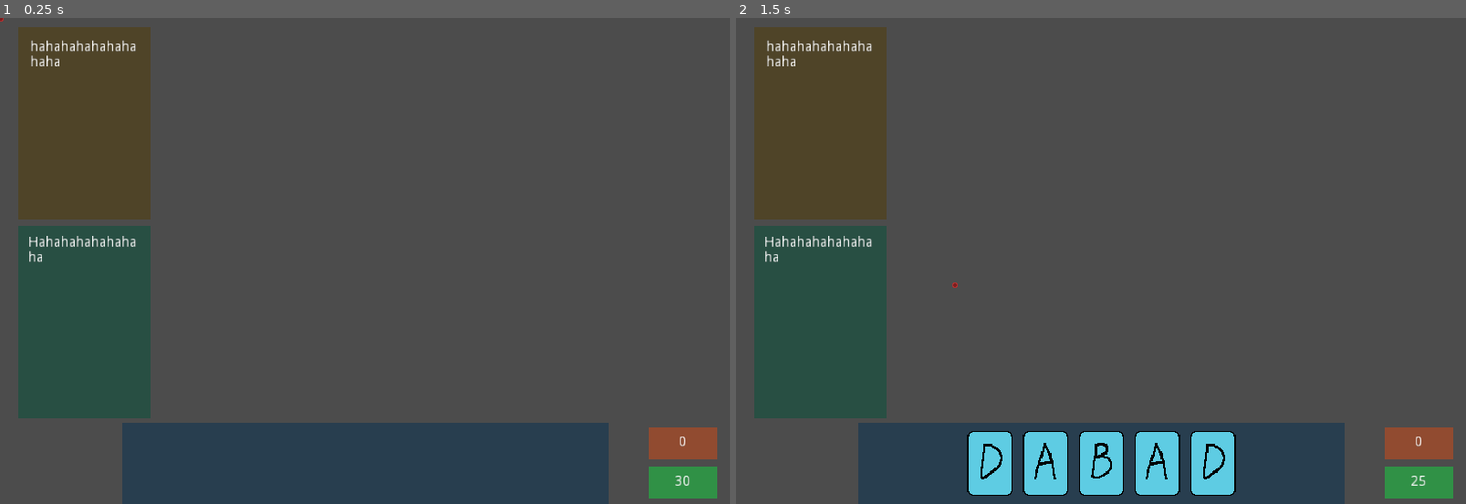
Above: before the commit, frames 1-2 (left to right).
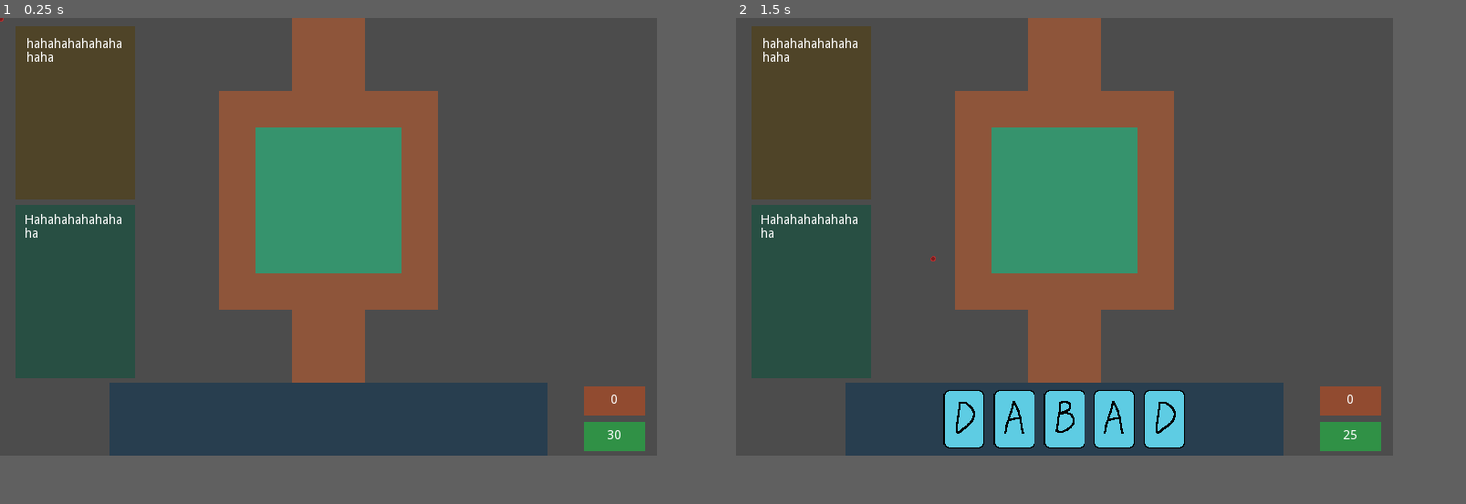
Above: after the commit, the same moments.

Repository: nickykendy/A-Tower-Defense-Game
Game: Godot game, scene res://Levels/World.tscn
Same seed, same stepped clock (60 frames per second), same inputs: the game is played once before the commit and once after it.
Inputs (mouse positions are in pixels of both pictures, inside the frame that each line leads up to):
- Up to frame 1 (0.25 s): no input
- Up to frame 2 (1.5 s): tap Enter (ui_accept) at 0.5, 0.77, 1.25 s; move the mouse to (1261, 236) at 0.52 s; click (1261, 236) at 0.67 s; move the mouse to (955, 285) at 1.27 s; click (955, 285) at 1.42 s
In our replay, the window is 800x533 before the commit and 720x480 after it. These sizes can differ from the game's own. Grey fills any space a smaller window leaves; there, only what the larger window draws over its background counts as a difference.

The runs differ from the first frame. In frame 1, 35% of the frame differs, in the area x 2-99%, y 0-100%; in frame 2, 36%.

Commit message:
using tiles and grid

Diff:
--- a/A_TD_Project/Levels/World.tscn
+++ b/A_TD_Project/Levels/World.tscn
@@ -1,14 +1,46 @@
-[gd_scene load_steps=5 format=2]
+[gd_scene load_steps=8 format=2]
 
 [ext_resource path="res://Scenes/Controller.tscn" type="PackedScene" id=1]
-[ext_resource path="res://Scripts/Player.gd" type="Script" id=2]
+[ext_resource path="res://Scripts/HUD.gd" type="Script" id=2]
+[ext_resource path="res://Sprites/Levels/Base.png" type="Texture" id=3]
+[ext_resource path="res://Scripts/Level.gd" type="Script" id=4]
 
-[sub_resource type="Curve2D" id=1]
+[sub_resource type="TileSet" id=1]
+0/name = "Base.png 0"
+0/texture = ExtResource( 3 )
+0/tex_offset = Vector2( 0, 0 )
+0/modulate = Color( 1, 1, 1, 1 )
+0/region = Rect2( 40, 0, 40, 40 )
+0/tile_mode = 0
+0/occluder_offset = Vector2( 0, 0 )
+0/navigation_offset = Vector2( 0, 0 )
+0/shape_offset = Vector2( 0, 0 )
+0/shape_transform = Transform2D( 1, 0, 0, 1, 0, 0 )
+0/shape_one_way = false
+0/shape_one_way_margin = 0.0
+0/shapes = [  ]
+0/z_index = 0
+1/name = "Base.png 1"
+1/texture = ExtResource( 3 )
+1/tex_offset = Vector2( 0, 0 )
+1/modulate = Color( 1, 1, 1, 1 )
+1/region = Rect2( 80, 0, 40, 40 )
+1/tile_mode = 0
+1/occluder_offset = Vector2( 0, 0 )
+1/navigation_offset = Vector2( 0, 0 )
+1/shape_offset = Vector2( 0, 0 )
+1/shape_transform = Transform2D( 1, 0, 0, 1, 0, 0 )
+1/shape_one_way = false
+1/shape_one_way_margin = 0.0
+1/shapes = [  ]
+1/z_index = 0
+
+[sub_resource type="Curve2D" id=2]
 _data = {
 "points": PoolVector2Array( 0, 0, 0, 0, -20, 2.97757, 0, 0, 0, 0, -20, 102.978, 0, 0, 0, 0, -100, 102.978, 0, 0, 0, 0, -100, 302.978, 0, 0, 0, 0, -20, 302.978, 0, 0, 0, 0, -20, 402.978 )
 }
 
-[sub_resource type="Curve2D" id=2]
+[sub_resource type="Curve2D" id=3]
 _data = {
 "points": PoolVector2Array( 0, 0, 0, 0, -100, 0, 0, 0, 0, 0, -100, 99.9776, 0, 0, 0, 0, -20, 100, 0, 0, 0, 0, -20, 300, 0, 0, 0, 0, -100, 300, 0, 0, 0, 0, -100, 400 )
 }
@@ -17,11 +49,11 @@
 
 [node name="Controller" parent="." instance=ExtResource( 1 )]
 
-[node name="Player" type="Position2D" parent="."]
+[node name="HUD" type="Position2D" parent="."]
 position = Vector2( 360, 440 )
 script = ExtResource( 2 )
 
-[node name="Hands" type="ColorRect" parent="Player"]
+[node name="Hands" type="ColorRect" parent="HUD"]
 margin_left = -240.0
 margin_top = -40.0
 margin_right = 240.0
@@ -31,7 +63,7 @@
 "_edit_use_anchors_": false
 }
 
-[node name="Selected" type="ColorRect" parent="Player"]
+[node name="Selected" type="ColorRect" parent="HUD"]
 margin_left = -343.39
 margin_top = -430.906
 margin_right = -212.39
@@ -41,7 +73,7 @@
 "_edit_use_anchors_": false
 }
 
-[node name="SelectedCardDesc" type="RichTextLabel" parent="Player/Selected"]
+[node name="SelectedCardDesc" type="RichTextLabel" parent="HUD/Selected"]
 margin_left = 11.5823
 margin_top = 12.9722
 margin_right = 120.582
@@ -51,7 +83,7 @@
 "_edit_use_anchors_": false
 }
 
-[node name="Hover" type="ColorRect" parent="Player"]
+[node name="Hover" type="ColorRect" parent="HUD"]
 margin_left = -342.537
 margin_top = -235.397
 margin_right = -211.537
@@ -61,14 +93,14 @@
 "_edit_use_anchors_": false
 }
 
-[node name="HoverCardDesc" type="RichTextLabel" parent="Player/Hover"]
+[node name="HoverCardDesc" type="RichTextLabel" parent="HUD/Hover"]
 margin_left = 9.7291
 margin_top = 9.72913
 margin_right = 120.729
 margin_bottom = 181.729
 text = "Hahahahahahahaha"
 
-[node name="Deck" type="ColorRect" parent="Player"]
+[node name="Deck" type="ColorRect" parent="HUD"]
 margin_left = 280.0
 margin_top = 3.0
 margin_right = 347.0
@@ -78,7 +110,7 @@
 "_edit_use_anchors_": false
 }
 
-[node name="DeckNum" type="Label" parent="Player/Deck"]
+[node name="DeckNum" type="Label" parent="HUD/Deck"]
 margin_right = 67.0
 margin_bottom = 31.0
 text = "99"
@@ -88,7 +120,7 @@
 "_edit_use_anchors_": false
 }
 
-[node name="Pile" type="ColorRect" parent="Player"]
+[node name="Pile" type="ColorRect" parent="HUD"]
 margin_left = 280.0
 margin_top = -36.0
 margin_right = 347.0
@@ -98,7 +130,7 @@
 "_edit_use_anchors_": false
 }
 
-[node name="PileNum" type="Label" parent="Player/Pile"]
+[node name="PileNum" type="Label" parent="HUD/Pile"]
 margin_right = 67.0
 margin_bottom = 31.0
 text = "99"
@@ -108,21 +140,22 @@
 "_edit_use_anchors_": false
 }
 
-[node name="Level" type="Node2D" parent="."]
+[node name="Level" type="TileMap" parent="."]
+tile_set = SubResource( 1 )
+cell_size = Vector2( 40, 40 )
+format = 1
+tile_data = PoolIntArray( 8, 1, 0, 9, 1, 0, 65544, 1, 0, 65545, 1, 0, 131078, 1, 0, 131079, 1, 0, 131080, 1, 0, 131081, 1, 0, 131082, 1, 0, 131083, 1, 0, 196614, 1, 0, 196615, 0, 0, 196616, 0, 0, 196617, 0, 0, 196618, 0, 0, 196619, 1, 0, 262150, 1, 0, 262151, 0, 0, 262152, 0, 0, 262153, 0, 0, 262154, 0, 0, 262155, 1, 0, 327686, 1, 0, 327687, 0, 0, 327688, 0, 0, 327689, 0, 0, 327690, 0, 0, 327691, 1, 0, 393222, 1, 0, 393223, 0, 0, 393224, 0, 0, 393225, 0, 0, 393226, 0, 0, 393227, 1, 0, 458758, 1, 0, 458759, 1, 0, 458760, 1, 0, 458761, 1, 0, 458762, 1, 0, 458763, 1, 0, 524296, 1, 0, 524297, 1, 0, 589832, 1, 0, 589833, 1, 0 )
+script = ExtResource( 4 )
 
 [node name="Path2D" type="Path2D" parent="Level"]
 modulate = Color( 0, 1, 0.0862745, 1 )
 position = Vector2( 360, -2.978 )
-curve = SubResource( 1 )
+curve = SubResource( 2 )
 
 [node name="Path2D2" type="Path2D" parent="Level"]
 modulate = Color( 0, 1, 0.0862745, 1 )
 position = Vector2( 480, 0.0220032 )
-curve = SubResource( 2 )
-
-[node name="TileMap" type="TileMap" parent="."]
-cell_size = Vector2( 40, 40 )
-format = 1
-[connection signal="DeckChange" from="Controller" to="Player" method="_on_Controller_DeckChange"]
-[connection signal="PileChange" from="Controller" to="Player" method="_on_Controller_PileChange"]
-[connection signal="SelectChange" from="Controller" to="Player" method="_on_Controller_SelectChange"]
+curve = SubResource( 3 )
+[connection signal="DeckChange" from="Controller" to="HUD" method="_on_Controller_DeckChange"]
+[connection signal="PileChange" from="Controller" to="HUD" method="_on_Controller_PileChange"]
+[connection signal="SelectChange" from="Controller" to="HUD" method="_on_Controller_SelectChange"]
--- a/A_TD_Project/Scenes/Controller.tscn
+++ b/A_TD_Project/Scenes/Controller.tscn
@@ -1,14 +1,12 @@
 [gd_scene load_steps=4 format=2]
 
 [ext_resource path="res://Scripts/Controller.gd" type="Script" id=1]
-[ext_resource path="res://Sprites/MouseCursor.png" type="Texture" id=2]
+[ext_resource path="res://Sprites/Other/MouseCursor.png" type="Texture" id=2]
 
 [sub_resource type="CircleShape2D" id=1]
 radius = 6.31774
 
-[node name="Controller" type="KinematicBody2D" groups=[
-"controller",
-]]
+[node name="Controller" type="KinematicBody2D"]
 position = Vector2( -0.00120831, 0.0224199 )
 scale = Vector2( 0.5, 0.5 )
 script = ExtResource( 1 )
--- a/A_TD_Project/Scripts/Controller.gd
+++ b/A_TD_Project/Scripts/Controller.gd
@@ -1,19 +1,22 @@
 class_name Controller
 extends KinematicBody2D
 
-var cardId: String
-var deck: Array
-var pile: Array
-var hands: Array # the data of every card in hands
+var cardId : String
+var deck : Array
+var pile : Array
+var hands : Array # the data of every card in hands
 var handCards: Array # the instance of every card in hands
 var handLimit: int = 5
 var data = null
-var tower: Tower
+var tower : Tower
+var _level
+var _grid : Vector2
 
-const CARD_WIDTH: float = 45.0
-const SPACE: float = 10.0
-const CARD: Resource = preload("res://Scenes/Card.tscn")
-const TOWER: Resource = preload("res://Scenes/Tower.tscn")
+const CARD_WIDTH : float = 45.0
+const SPACE : float = 10.0
+const CARD : Resource = preload("res://Scenes/Card.tscn")
+const TOWER : Resource = preload("res://Scenes/Tower.tscn")
+const OFFSET : float = 20.0
 
 signal DeckChange
 signal PileChange
@@ -24,7 +27,7 @@
 	data = get_node("/root/Data")
 	deck = data.INITDECK
 	deck.shuffle()
-
+	_level = get_node("/root/World/Level")
 
 func _process(delta):
 	# custom cursor
@@ -39,6 +42,11 @@
 			deal(dealNum)
 
 	if _leftMouse:
+		# check build tower
+		if check_cast_condition():
+			cast()
+			tower.begin_construct()
+
 		# clear what's holding
 		if cardId != "":
 			cardId = ""
@@ -56,6 +64,15 @@
 				cardId = _card.cardId
 				tower = create_tower(cardId)
 				emit_signal("SelectChange", cardId)
+
+	# reposition the tower in the base square
+	if tower != null:
+		if _level.has_method("is_in_base"):
+			if _level.is_in_base(position):
+				_grid = _level.world_to_grid(position)
+				tower.position = _level.grid_to_world(_grid) + Vector2(OFFSET, OFFSET)
+			else:
+				tower.position = position
 
 # deal cards by num into hands
 func deal(num: int) -> void:
@@ -112,9 +129,9 @@
 # draw a single card and create its instance
 func draw(index: int) -> Card:
 	var _card = CARD.instance()
-	var player = get_node("/root/World/Player")
+	var _hud = get_node("/root/World/HUD")
 	var _cardId = hands[index]
-	player.add_child(_card)
+	_hud.add_child(_card)
 	_card.set_meta("id", _cardId)
 	_card.sprite.texture = (load(data.get_card_by_id(_cardId)["cardSprite"]))
 	_card.cardId = _cardId
@@ -122,8 +139,8 @@
 
 func create_tower(id):
 	var _tower = TOWER.instance()
-	self.add_child(_tower)
-	#self.call_deferred("add_child", _tower)
+	var _world = get_node("/root/World")
+	_world.add_child(_tower)
 	_tower.set_meta("id", id)
 	_tower.sprite.texture = (load(data.get_card_by_id(id)["towerSprite"]))
 	_tower.towerId = id
@@ -132,3 +149,19 @@
 func delete_tower(obj) -> void:
 	if obj != null:
 		obj.queue_free()
+
+func check_cast_condition() -> bool:
+	var result = false
+	if tower != null:
+		if _level.has_method("is_in_base"):
+			if _level.is_in_base(position):
+				result = true
+	return result
+
+func cast() -> void:
+	for _card in handCards:
+		print(_card)
+		if _card.isSelected:
+			_card.queue_free()
+			fix_pos()
+			cardId = ""
--- /dev/null
+++ b/A_TD_Project/Scripts/Level.gd
@@ -0,0 +1,25 @@
+extends TileMap
+
+func _process(delta):
+	pass
+
+func calculate(pos):
+	var _grid = world_to_map(pos)
+	var _tile = get_cell(_grid.x, _grid.y)
+	print(_tile)
+
+func is_in_base(pos : Vector2) -> bool:
+	var _grid = world_to_map(pos)
+	var _tile = get_cell(_grid.x, _grid.y)
+	var inBase = false
+	if _tile == 0:
+		inBase = true
+	return inBase
+
+func world_to_grid(pos : Vector2) -> Vector2:
+	var _grid = world_to_map(pos)
+	return _grid
+
+func grid_to_world(grid: Vector2) -> Vector2:
+	var _pos = map_to_world(grid)
+	return _pos
--- a/A_TD_Project/Scripts/Tower.gd
+++ b/A_TD_Project/Scripts/Tower.gd
@@ -7,11 +7,15 @@
 
 var towerId: String
 var buildTime: float = 2.0
+var level
 
 func _ready():
+#	set_as_toplevel(true)
 	sprite.modulate = Color(1.0, 1.0, 1.0, 0.5)
 	progress.value = 0
 	timer.wait_time = 2
+
+	level = get_node("/root/World/Level")
 
 func _process(delta):
 	if progress.visible == true:
@@ -20,3 +24,6 @@
 func _on_Timer_timeout():
 	sprite.modulate = Color(1, 1, 1, 1)
 	progress.visible = false
+
+func begin_construct():
+	timer.start()
--- a/A_TD_Project/project.godot
+++ b/A_TD_Project/project.godot
@@ -50,8 +50,8 @@
 
 window/size/width=720
 window/size/height=480
-window/size/test_width=1440
-window/size/test_height=960
+window/size/test_width=720
+window/size/test_height=480
 window/stretch/mode="2d"
 window/stretch/aspect="keep"
 
Renamed: A_TD_Project/Scripts/Player.gd -> A_TD_Project/Scripts/HUD.gd
Binary file added: A_TD_Project/Sprites/Levels/Base.png
Not shown, added: A_TD_Project/Sprites/Levels/Base.png.import
Binary file added: A_TD_Project/Sprites/Levels/Path.png
Not shown, changed: A_TD_Project/Sprites/Levels/Path.png.import
Renamed: A_TD_Project/Sprites/MouseCursor.png -> A_TD_Project/Sprites/Other/MouseCursor.png
Not shown, added: A_TD_Project/Sprites/Other/MouseCursor.png.import
